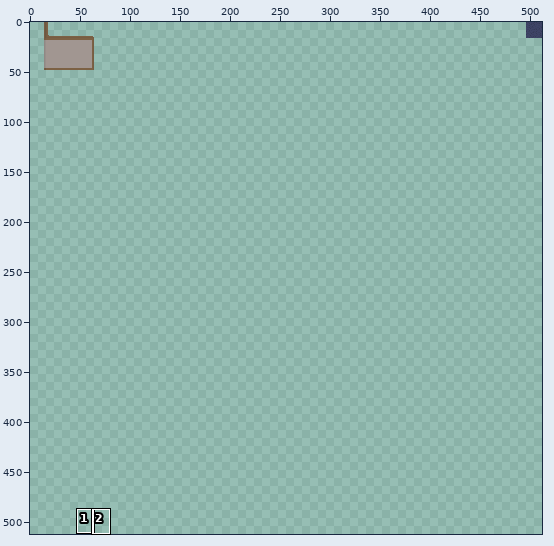
Two versions of one sprite sheet, atlas/environment.png. Above, an overview of the earlier version with the close-up marked.
Close-up. The starting point:
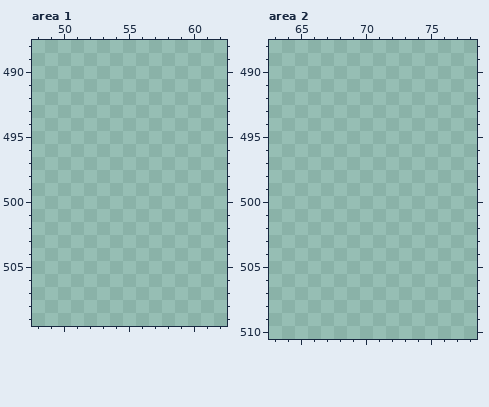
The file is 512x512 pixels. Colours within 5 levels of each other are drawn and written as one. Shown: area 1: x 48..62, y 488..509; area 2: x 63..78, y 488..510. The commit also changed other parts of the picture, which this record leaves out.
The same view after the edit:
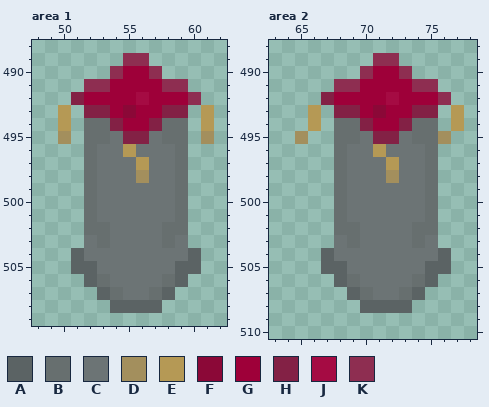
Palette (. is transparent): A #5b6364  B #676f6f  C #6c7475  D #a38f5d  E #b59955  F #8b0837  G #9e0039  H #832145  J #a50b43  K #8e2e51
Difference:
{"where": "area 1"}
{"y":489,"x":55,"old":"..","new":"KK"}
{"y":490,"x":54,"old":"....","new":"KGGK"}
{"y":491,"x":52,"old":"........","new":"KKGGGGKK"}
{"y":492,"x":51,"old":"..........","new":"HGGGGJGGGK"}
{"y":493,"x":50,"old":".","new":"E"}
{"y":493,"x":52,"old":"........","new":"HHGFGGHH"}
{"y":493,"x":61,"old":".","new":"E"}
{"y":494,"x":50,"old":".","new":"E"}
{"y":494,"x":52,"old":"........","new":"BBHGGHBB"}
{"y":494,"x":61,"old":".","new":"E"}
{"y":495,"x":50,"old":".","new":"D"}
{"y":495,"x":52,"old":"........","new":"BBCHHCBB"}
{"y":495,"x":61,"old":".","new":"D"}
{"y":496,"x":52,"old":"........","new":"BCCECCCB"}
{"y":497,"x":52,"old":"........","new":"BCCCECCB"}
{"y":498,"x":52,"old":"........","new":"BCCCDCCB"}
{"y":499,"x":52,"old":"........","new":"BCCCCCCB"}
{"y":500,"x":52,"old":"........","new":"BCCCCCCB"}
{"y":501,"x":52,"old":"........","new":"BCCCCCCB"}
{"y":502,"x":52,"old":"........","new":"BBCCCCBB"}
{"y":503,"x":52,"old":"........","new":"CBCCCCBC"}
{"y":504,"x":51,"old":"..........","new":"ACCCCCCCCA"}
{"y":505,"x":51,"old":"..........","new":"AACCCCCCAA"}
{"y":506,"x":52,"old":"........","new":"ABCCCCBA"}
{"y":507,"x":53,"old":"......","new":"ABCCBA"}
{"y":508,"x":54,"old":"....","new":"AAAA"}
{"where": "area 2"}
{"y":489,"x":71,"old":"..","new":"KK"}
{"y":490,"x":70,"old":"....","new":"KGGK"}
{"y":491,"x":68,"old":"........","new":"KKGGGGKK"}
{"y":492,"x":67,"old":"..........","new":"HGGGGJGGGK"}
{"y":493,"x":66,"old":".","new":"E"}
{"y":493,"x":68,"old":"........","new":"HHGFGGHH"}
{"y":493,"x":77,"old":".","new":"E"}
{"y":494,"x":66,"old":".","new":"E"}
{"y":494,"x":68,"old":"........","new":"BBHGGHBB"}
{"y":494,"x":77,"old":".","new":"E"}
{"y":495,"x":65,"old":".","new":"D"}
{"y":495,"x":68,"old":".........","new":"BBCHHCBBD"}
{"y":496,"x":68,"old":"........","new":"BCCECCCB"}
{"y":497,"x":68,"old":"........","new":"BCCCECCB"}
{"y":498,"x":68,"old":"........","new":"BCCCDCCB"}
{"y":499,"x":68,"old":"........","new":"BCCCCCCB"}
{"y":500,"x":68,"old":"........","new":"BCCCCCCB"}
{"y":501,"x":68,"old":"........","new":"BCCCCCCB"}
{"y":502,"x":68,"old":"........","new":"BBCCCCBB"}
{"y":503,"x":68,"old":"........","new":"CBCCCCBC"}
{"y":504,"x":67,"old":"..........","new":"ACCCCCCCCA"}
{"y":505,"x":67,"old":"..........","new":"AACCCCCCAA"}
{"y":506,"x":68,"old":"........","new":"ABCCCCBA"}
{"y":507,"x":69,"old":"......","new":"ABCCBA"}
{"y":508,"x":70,"old":"....","new":"AAAA"}
{"label":"added","picture_box":[58,53,214,313]}
{"label":"added","picture_box":[295,53,464,313]}
